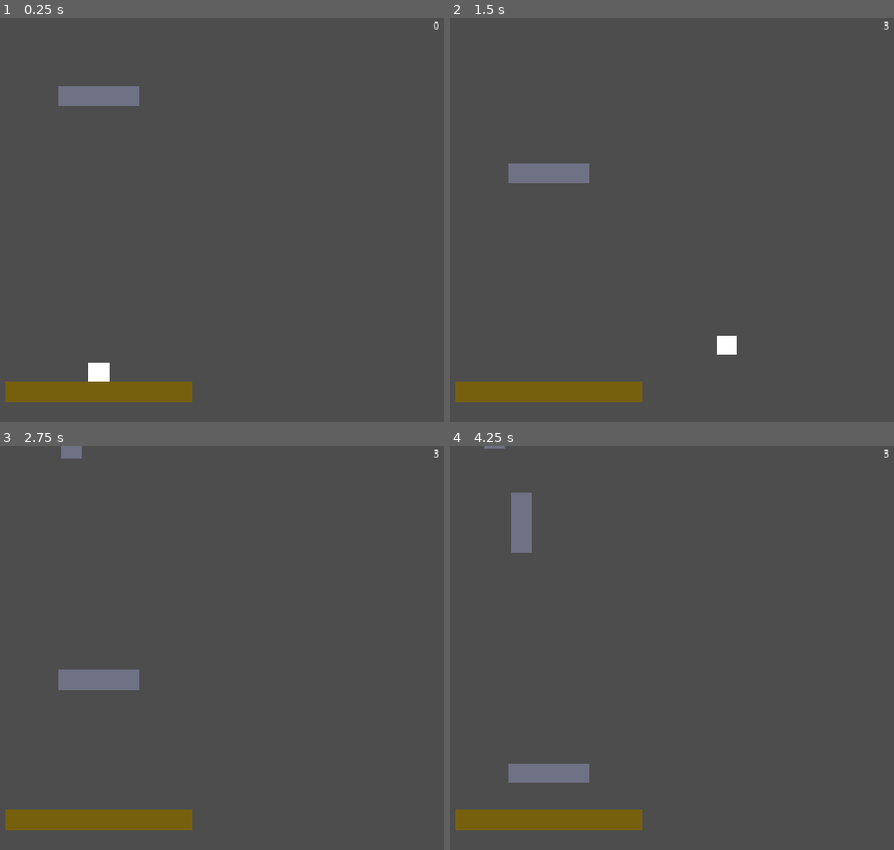
Above: before the commit, frames 1-4 (two rows, left to right).
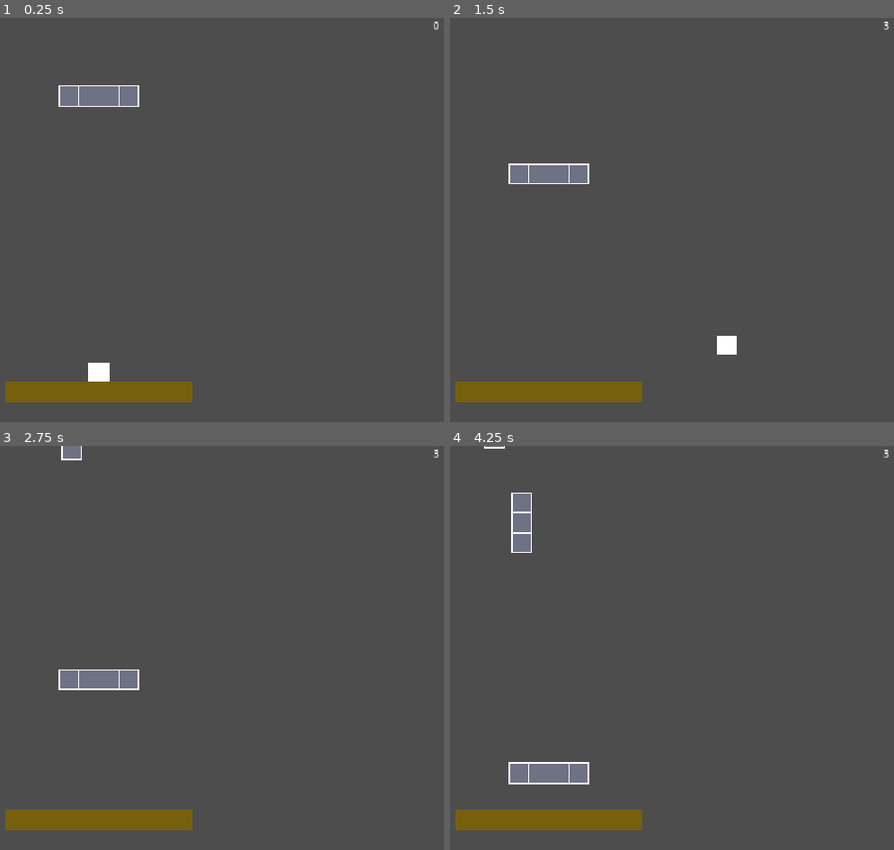
Above: after the commit, the same moments.

Repository: NxtCreator/heap
Game: Godot game, scene res://scenes/main.tscn
Same seed, same stepped clock (60 frames per second), same inputs: the game is played once before the commit and once after it.
Inputs (mouse positions are in pixels of both pictures, inside the frame that each line leads up to):
- Up to frame 1 (0.25 s): no input
- Up to frame 2 (1.5 s): tap Enter at 0.5 s; move the mouse to (707, 199) at 0.52 s; hold Right (move_right) from 0.53 s (still down); tap Alt at 0.6 s; click (707, 199) at 0.67 s; tap Up (move_up) at 0.77 s; move the mouse to (outside the picture) at 1.27 s; tap Shift at 1.35 s
- Up to frame 3 (2.75 s): tap Up (move_up) at 1.52 s; move the mouse to (168, 559) at 2.02 s; release Right (move_right) at 2.03 s; hold Left (move_left) from 2.03 s (still down); tap Alt at 2.1 s
- Up to frame 4 (4.25 s): move the mouse to (512, 728) at 2.77 s; release Left (move_left) at 2.78 s; hold Right (move_right) from 2.78 s (still down); tap Shift at 2.85 s; click (512, 728) at 2.92 s; tap Up (move_up) at 3.02, 3.77 s; move the mouse to (765, 708) at 3.52 s; tap Alt at 3.6 s

The runs differ from the first frame. In frame 1, 0.1% of the frame differs, in the area x 13-32%, y 16-22%; in frame 2, 0.2%; in frame 3, 0.2%; in frame 4, 0.4%, in the area x 7-32%, y 0-84%.

Commit message:
Draw blocks as a grid of outlined 32px cells with a dark fill

Diff:
--- a/scenes/platform.tscn
+++ b/scenes/platform.tscn
@@ -16,6 +16,7 @@
 script = ExtResource("1_ba0x2")
 
 [node name="Polygon2D" type="Polygon2D" parent="." unique_id=828712234]
+z_index = -1
 polygon = PackedVector2Array(-64, -16, 64, -16, 64, 16, -64, 16)
 
 [node name="CollisionShape2D" type="CollisionShape2D" parent="." unique_id=809683834]
--- a/scripts/platform.gd
+++ b/scripts/platform.gd
@@ -2,12 +2,14 @@
 const FALL_SPEED := 100
 var is_falling = true
 var platform_h = 32
+var platform_w = 128
 
 signal landed(top_y)
 
 
 func set_size(w, h):
 	platform_h = h
+	platform_w  = w
 	$CollisionShape2D.shape.size = Vector2(w, h)
 	$Hurtbox/CollisionShape2D.shape.size = Vector2(w, h)
 	var half_w = w / 2.0
@@ -18,6 +20,16 @@
 		Vector2(half_w, half_h),
 		Vector2(-half_w, half_h)
 	])
+	queue_redraw()
+
+func _draw() -> void:
+	var cols = int(platform_w / 32.0)
+	var rows = int(platform_h / 32.0)
+	var top_left = Vector2(-platform_w / 2.0, -platform_h / 2.0)
+	for col in range(cols):
+		for row in range(rows):
+			var cell_pos = top_left + Vector2(col * 32, row * 32)
+			draw_rect(Rect2(cell_pos, Vector2(32, 32)), Palette.FG, false, 2)
 
 func _ready() -> void:
 	$Polygon2D.color = Palette.MID
